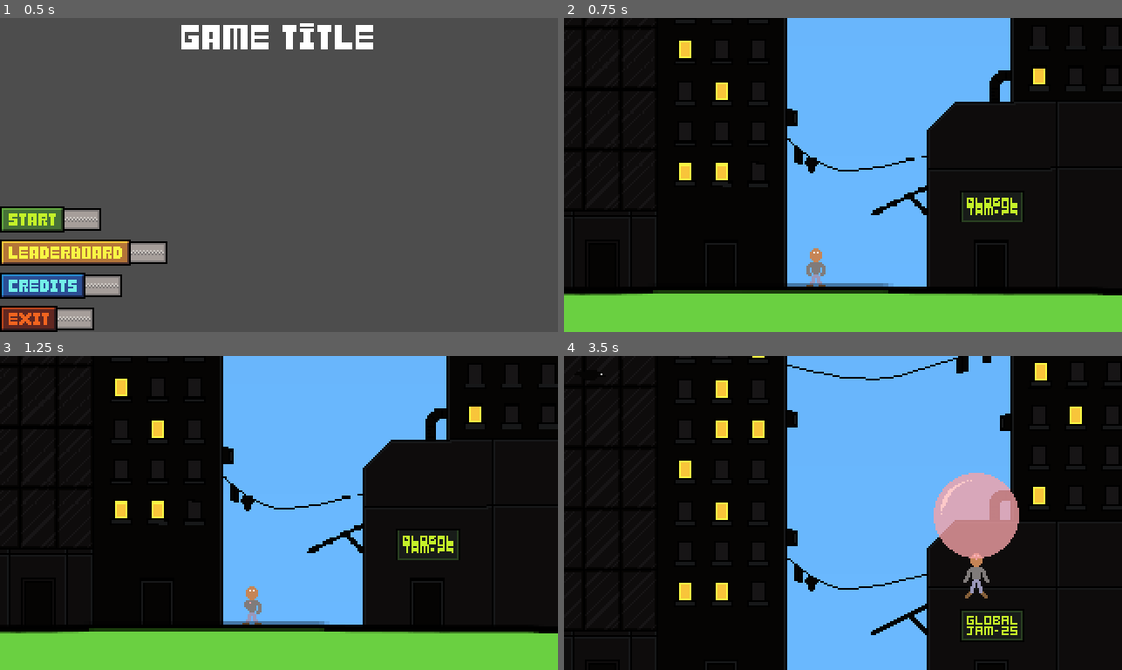
Above: before the commit, frames 1-4 (two rows, left to right).
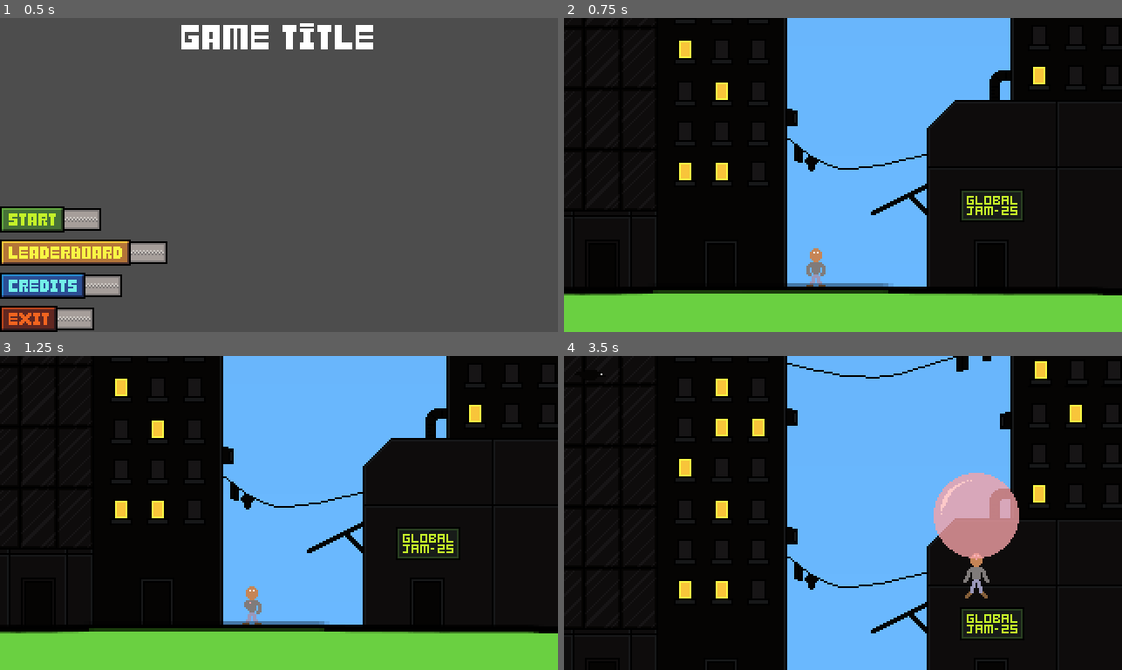
Above: after the commit, the same moments.

Repository: eagle-eye-scouter/GGJ_BubbleBlowing
Game: Godot game, scene res://scenes/main_menu.tscn
Same seed, same stepped clock (60 frames per second), same inputs: the game is played once before the commit and once after it.
Inputs (mouse positions are in pixels of both pictures, inside the frame that each line leads up to):
- Up to frame 1 (0.5 s): no input
- Up to frame 2 (0.75 s): click (647, 218) at 0.5 s
- Up to frame 3 (1.25 s): no input
- Up to frame 4 (3.5 s): tap Enter (ui_accept) at 1.25, 1.52, 2.27, 2.75 s; hold D (player_right) 1.28-2.03 s; hold Space (player_breath) 1.28-2.03 s; hold S (player_down) 2.03-2.78 s; tap Space (player_breath) at 2.1 s; hold D (player_right) from 2.78 s (still down); hold Space (player_breath) from 2.78 s (still down)

Frame 1 is identical in both runs. In frame 2, 1.3% of the frame differs, in the area x 20-100%, y 13-73%; in frame 3, 1.3%; in frame 4, 3.7%, in the area x 0-100%, y 0-98%.

Commit message:
Adjust city position

Diff:
--- a/scenes/scroll_world.tscn
+++ b/scenes/scroll_world.tscn
@@ -33,6 +33,7 @@
 [node name="City" type="Sprite2D" parent="."]
 position = Vector2(160, -128)
 texture = ExtResource("10_xnh1p")
+offset = Vector2(0, -0.5)
 
 [node name="Background" type="Control" parent="."]
 z_index = -1
Not shown: 1 places in scenes/scroll_world.tscn that only renumber resources
